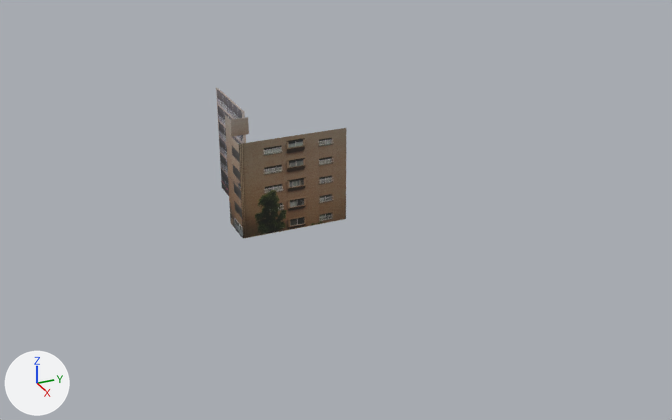
The Blender file モデリング/新家系ストラクチャ/北千住~南千住/関屋・河原/4L.blend as it was, and as the next commit left it.
One viewpoint serves both versions: a 50 mm camera at (106.9, -59.9, 66.0) aimed at (-30.8, 2.1, -2.9). Arrows for +X, +Y and +Z are at lower left; the lights stay in place. The picture after the commit comes second.

Names of what the first picture shows: '立方体.031'.
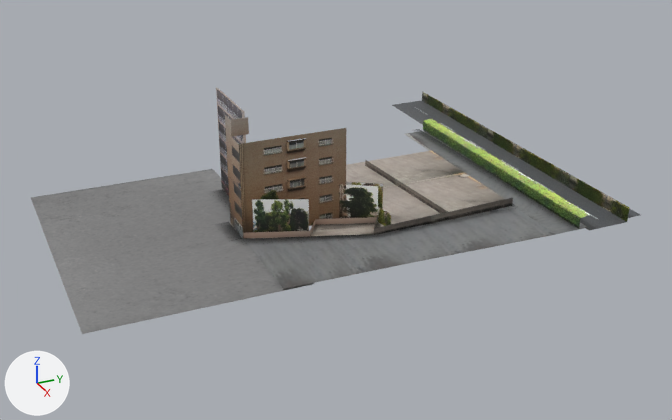
Diff of the bpy script that builds the scene:
```diff
--- a/モデリング/新家系ストラクチャ/北千住~南千住/関屋・河原/4L.blend.py
+++ b/モデリング/新家系ストラクチャ/北千住~南千住/関屋・河原/4L.blend.py
@@ ob_平面_014 @@
+ob_平面_014 = bpy.data.objects.new('平面.014', me_平面_010)  # 12 vertices, 3 faces; spans x -7.6..63.4, y -1.3..9.5, z 2.4..5.1; in mat_マテリアル_055 (picture img_road2_png), mat_マテリアル_012 (picture img_dsc024030_png)
+ob_平面_014.location = (-65.8, 36.4, -3.4)
@@ ob_平面_013 @@
+ob_平面_013 = bpy.data.objects.new('平面.013', me_平面_014)  # 4 vertices, 1 face; spans x -26.2..26.6, y -0.9..2.1, z 0.0; in mat_マテリアル_016 (picture img_kage_png_004)
+ob_平面_013.location = (-29.2, 31.2, 0.0)
@@ ob_平面_012 @@
+ob_平面_012 = bpy.data.objects.new('平面.012', me_平面_013)  # 8 vertices, 2 faces; spans x 6.2..12.9, y -2.5..18.3, z -0.1..0.4; in mat_マテリアル_015 (picture img_kage_png_003)
+ob_平面_012.location = (-23.6, -27.8, 0.0)
+ob_平面_012.rotation_euler = (0.0, 0.0, 1.571)  # degrees (0, 0, 90)
@@ ob_平面_010 @@
+ob_平面_010 = bpy.data.objects.new('平面.010', me_平面_012)  # 4 vertices, 1 face; spans x -2.02..9.29, y -4.39..1.11, z 0.0..0.06; in mat_マテリアル_014 (picture img_kage_png_002)
+ob_平面_010.location = (-20.1, -5.5, 0.0)
+ob_平面_010.rotation_euler = (0.0, 0.0, 1.571)  # degrees (0, 0, 90)
@@ ob_平面_011 @@
+ob_平面_011 = bpy.data.objects.new('平面.011', me_平面_011)  # 8 vertices, 3 faces; spans x -23.1..26.6, y -0.9..8.3, z 0.0..0.1; in mat_マテリアル_013 (picture img_kage_png_001)
+ob_平面_011.location = (-12.9, 1.9, 0.0)
+ob_平面_011.rotation_euler = (0.0, 0.0, 1.571)  # degrees (0, 0, 90)
@@ ob_立方体 @@
+ob_立方体 = bpy.data.objects.new('立方体', me_立方体)  # 6 vertices, 2 faces; spans x -50.1..2.5, y -1.0..1.0, z -1.0..1.4; in mat_マテリアル_010 (picture img_dsc023991_png), mat_マテリアル_011 (picture img_dsc023990_png)
+ob_立方体.location = (-5.0, 34.1, 0.7)
@@ ob_平面_009 @@
+ob_平面_009 = bpy.data.objects.new('平面.009', me_平面_009)  # 4 vertices, 1 face; spans x -19.4..29.8, y -23.1..10.2, z -0.3..-0.2; in mat_マテリアル_009 (picture img_preparetemp_1p_0_png)
+ob_平面_009.location = (-32.9, -24.1, 0.0)
@@ ob_平面_008 @@
+ob_平面_008 = bpy.data.objects.new('平面.008', me_平面_008)  # 12 vertices, 5 faces; spans x -30.9..21.7, y -48.4..5.4, z 0.0..0.6; in mat_マテリアル_054 (picture img_enseki_png)
+ob_平面_008.location = (-24.6, 29.8, -0.6)
@@ ob_平面_007 @@
+ob_平面_007 = bpy.data.objects.new('平面.007', me_平面_007)  # 4 vertices, 1 face; spans x -0.5..8.8, y -11.1..16.1, z -2.1..-1.2; in mat_マテリアル_008 (picture img_dsc023950_png_001)
+ob_平面_007.location = (-30.5, 12.4, 1.1)
+ob_平面_007.rotation_euler = (1.527, 1.571, 0.0)  # degrees (87, 90, 0)
+ob_平面_007.scale = (0.137, 1.0, 1.0)
@@ ob_平面_006 @@
+ob_平面_006 = bpy.data.objects.new('平面.006', me_平面_006)  # 4 vertices, 1 face; spans x 11.53..24.92, y 0.24..8.9, z -2.05..0.73; in mat_マテリアル_007 (picture img_dsc024380_png_001)
+ob_平面_006.location = (-16.8, 1.2, 0.0)
+ob_平面_006.rotation_euler = (1.571, 0.0, 1.117)  # degrees (90, 0, 64)
+ob_平面_006.scale = (0.159, 0.319, 1.0)
@@ ob_平面_005 @@
+ob_平面_005 = bpy.data.objects.new('平面.005', me_平面_005)  # 4 vertices, 1 face; spans x -10.7..28.9, y 0.2..20.4, z 0.3..1.0; in mat_マテリアル_006 (picture img_dsc024380_png)
+ob_平面_005.location = (-21.3, 1.2, 0.0)
+ob_平面_005.rotation_euler = (1.571, 0.0, 1.117)  # degrees (90, 0, 64)
+ob_平面_005.scale = (0.159, 0.319, 1.0)
@@ ob_平面_004 @@
+ob_平面_004 = bpy.data.objects.new('平面.004', me_平面_004)  # 4 vertices, 1 face; spans x -10.7..28.9, y 0.2..20.4, z 0.3..1.0; in mat_マテリアル_005 (picture img_dsc023890_png)
+ob_平面_004.location = (-20.6, 0.0, 0.0)
+ob_平面_004.rotation_euler = (1.571, 0.0, 1.117)  # degrees (90, 0, 64)
+ob_平面_004.scale = (0.159, 0.319, 1.0)
@@ ob_平面_001 @@
+ob_平面_001 = bpy.data.objects.new('平面.001', me_平面_001)  # 4 vertices, 1 face; spans x -19.4..3.7, y -7.0..27.1, z 0.0; in mat_マテリアル_004 (picture img_dsc024060_png_001)
+ob_平面_001.location = (-15.2, -5.6, 0.0)
+ob_平面_001.scale = (0.31, 0.425, 1.0)
@@ ob_平面_003 @@
+ob_平面_003 = bpy.data.objects.new('平面.003', me_平面_003)  # 4 vertices, 1 face; spans x -29.0..26.7, y 0.2..20.4, z 1.4..1.7; in mat_マテリアル_002 (picture img_dsc023930_png)
+ob_平面_003.location = (-20.6, -11.9, 0.0)
+ob_平面_003.rotation_euler = (1.571, 0.0, 1.117)  # degrees (90, 0, 64)
+ob_平面_003.scale = (0.159, 0.319, 1.0)
@@ ob_平面_002 @@
+ob_平面_002 = bpy.data.objects.new('平面.002', me_平面_002)  # 14 vertices, 5 faces; spans x -0.5..11.8, y -13.4..33.4, z -2.1..5.0; in mat_マテリアル_001 (picture img_dsc023950_png), mat_マテリアル (picture img_dsc023920_png)
+ob_平面_002.location = (-19.0, -5.0, 1.1)
+ob_平面_002.rotation_euler = (0.0, 1.571, 0.0)  # degrees (0, 90, 0)
+ob_平面_002.scale = (0.137, 1.0, 1.0)
@@ ob_平面 @@
+ob_平面 = bpy.data.objects.new('平面', me_平面)  # 4 vertices, 1 face; spans x -19.4..9.8, y -6.3..27.8, z 0.0; in mat_マテリアル_003 (picture img_dsc024060_png)
+ob_平面.location = (-24.2, 0.7, -0.1)
```

Boxes [x1, y1, x2, y2] around the edits, measured in the pictures (672 x 420 px):
'平面.009', added: after [31, 169, 314, 334]
'平面.008', added: after [240, 131, 588, 289]
'平面.014', added: after [392, 92, 640, 230]
'平面', added: after [346, 151, 504, 228]
'立方体', added (green): after [423, 119, 590, 229]
'平面.003', added: after [252, 199, 309, 232]
'平面.002', added: after [243, 198, 513, 238]
'平面.004', added: after [339, 184, 378, 222]
'平面.001', added: after [311, 224, 375, 236]
'平面.011', added: after [240, 203, 514, 241]
'平面.007', added: after [365, 160, 448, 213]
'平面.013', added: after [417, 129, 578, 228]
'平面.005', added (mostly hidden): after [346, 182, 383, 209]
'平面.006', added: after [378, 207, 391, 226]
'平面.012', added: after [220, 189, 242, 239]
'平面.010', added: after [315, 222, 379, 226]
